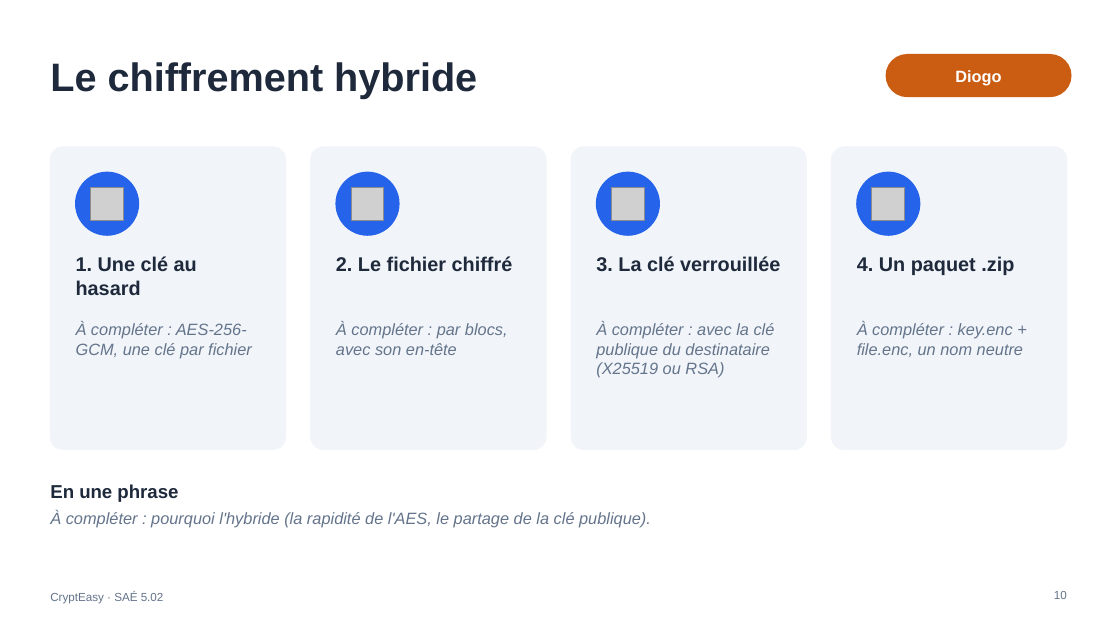
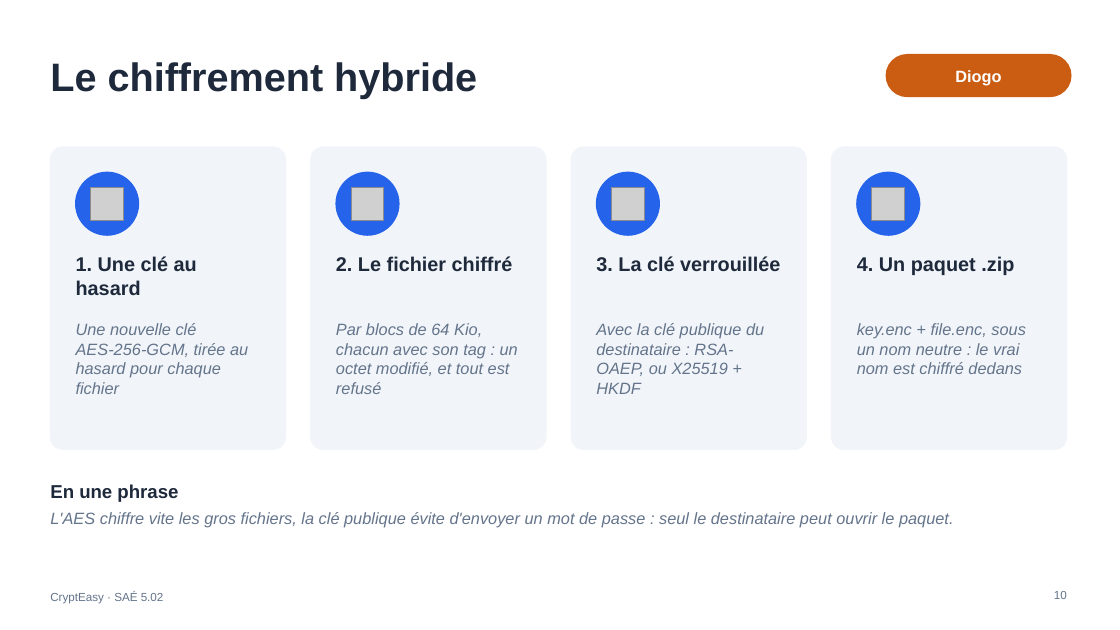
Before and after one commit to DiogoF-Hub/CryptEasy, a slide deck: slide 10 of docs/slides/CryptEasy_Soutenance_modele.pptx. Drawn at 1120x630 pixels with LibreOffice and Linux fonts; fonts in the diff are those of the drawing; grey boxes stand for pictures. Boxes give left, top, right and bottom in pixels: in the first picture for what was removed or moved away, otherwise in the second. Text is boxed around its words. In the diff, an @@ line names an element or a change of style, - is before the commit and + after.

Commit message:
docs(slides): fill in Diogo's slides 10 and 11 (#36)

```diff
--- a/docs/slides/CryptEasy_Soutenance_modele.pptx
+++ b/docs/slides/CryptEasy_Soutenance_modele.pptx
@@ text at (76, 323, 248, 394): text changed @@
-À compléter : AES-256-GCM, une clé par fichier
+Une nouvelle clé AES‑256‑GCM, tirée au hasard pour chaque fichier
@@ text at (336, 323, 518, 394): text changed @@
-À compléter : par blocs, avec son en-tête
+Par blocs de 64 Kio, chacun avec son tag : un octet modifié, et tout est refusé
@@ text at (596, 323, 764, 394): text changed @@
-À compléter : avec la clé publique du destinataire (X25519 ou RSA)
+Avec la clé publique du destinataire : RSA-OAEP, ou X25519 + HKDF
@@ text at (857, 323, 1026, 374): text changed @@
-À compléter : key.enc + file.enc, un nom neutre
+key.enc + file.enc, sous un nom neutre : le vrai nom est chiffré dedans
@@ text at (50, 512, 954, 528): text changed @@
-À compléter : pourquoi l'hybride (la rapidité de l'AES, le partage de la clé publique).
+L'AES chiffre vite les gros fichiers, la clé publique évite d'envoyer un mot de passe : seul le destinataire peut ouvrir le paquet.
```
Also in this commit, not shown: 1 other slide changed.
